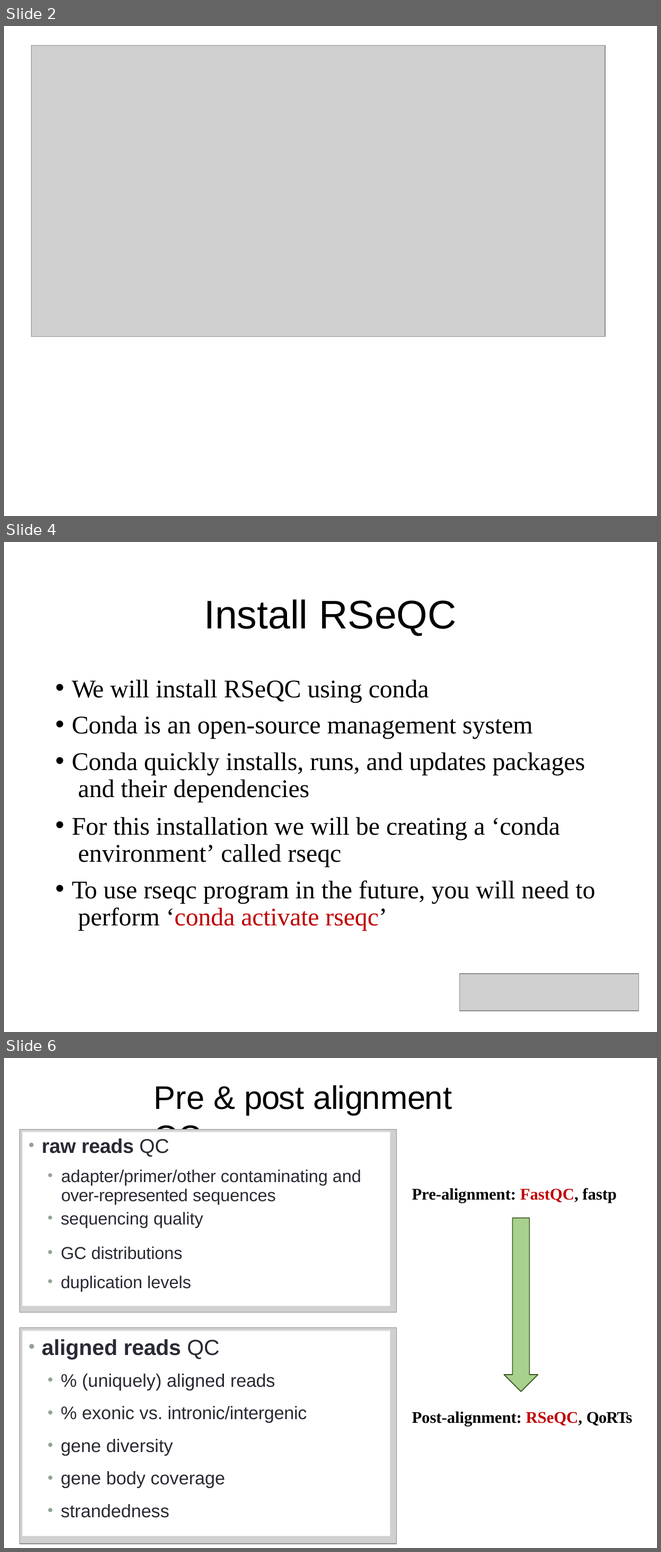
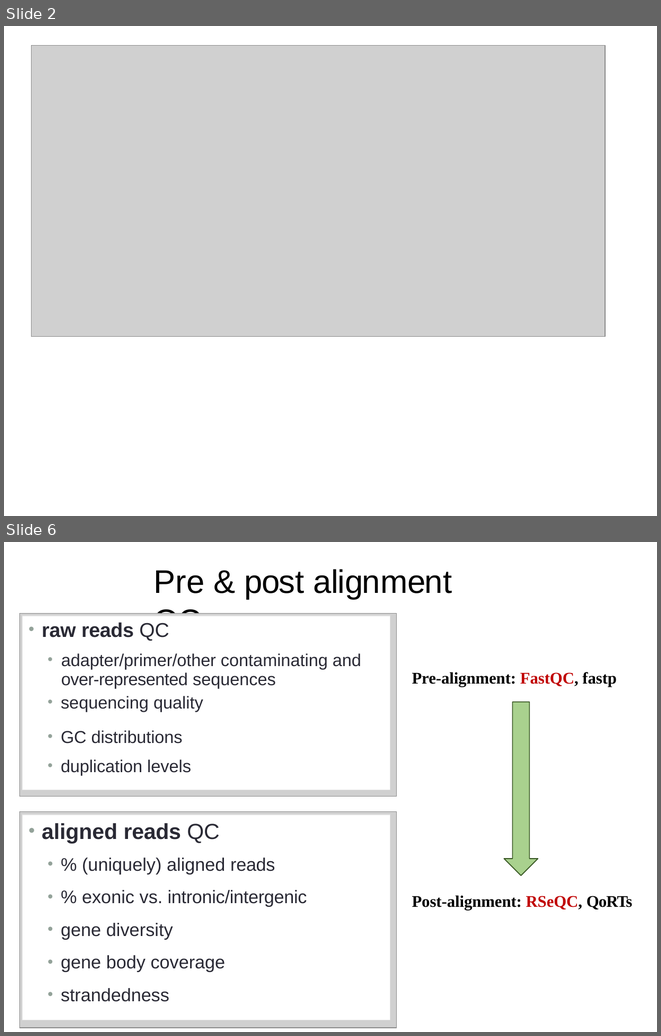
Before and after one commit to PRodriguez19/Intro-to-rnaseq, a slide deck: lectures/Lecture5-MMG3320.pptx. Shown one above the other, each under a label of ours: slides 2, 4 and 6 before the commit, slides 2 and 6 after it; the slides between them are not shown. The pictures are 661x1552 and 661x1036 pixels, drawn with LibreOffice and Linux fonts; fonts in the diff are those of the drawing; grey boxes stand for pictures. Boxes give left, top, right and bottom in pixels: in the first picture for what was removed or moved away, otherwise in the second. Text is boxed around its words. In the diff, an @@ line names an element or a change of style, - is before the commit and + after.

```diff
--- a/lectures/Lecture5-MMG3320.pptx
+++ b/lectures/Lecture5-MMG3320.pptx
@@ slide 4 removed at box(4, 542, 657, 1032), background #FFFFFF @@
@@ title removed at box(204, 599, 457, 636) @@
-Install RSeQC
@@ text removed at box(72, 679, 595, 930) @@
-• We will install RSeQC using conda
-• Conda is an open-source management system
-• Conda quickly installs, runs, and updates packages and their dependencies
-• For this installation we will be creating a ‘conda environment’ called rseqc
-• To use rseqc program in the future, you will need to perform ‘conda activate rseqc’
@@ picture removed at box(460, 973, 639, 1011) @@
```
Also in this commit, not shown: 2 slides changed, 2 slides added, 17 other files.
